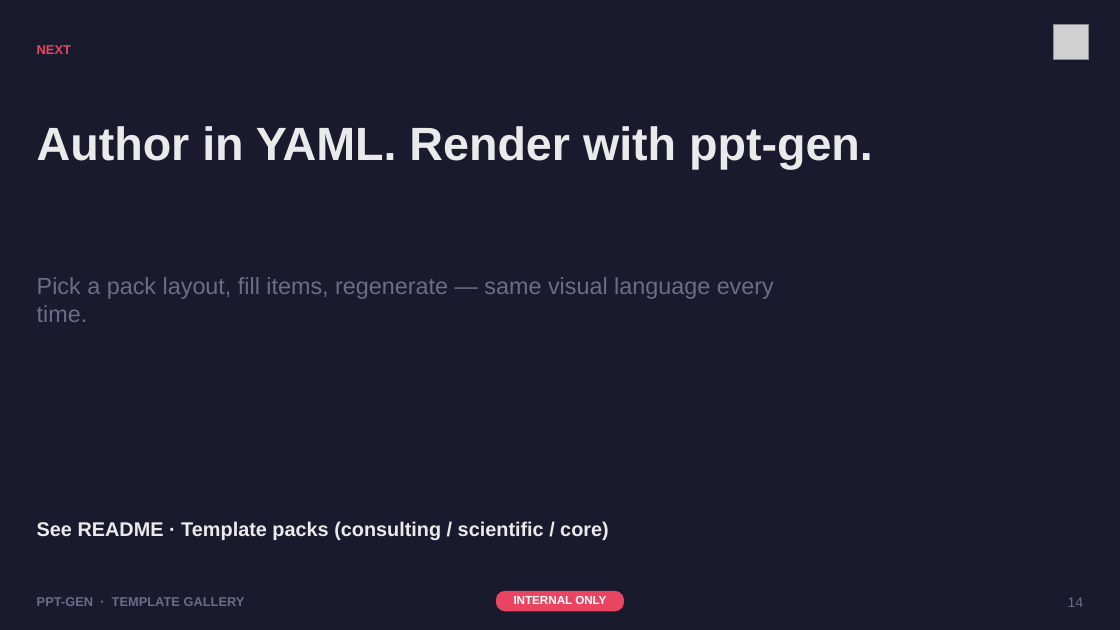
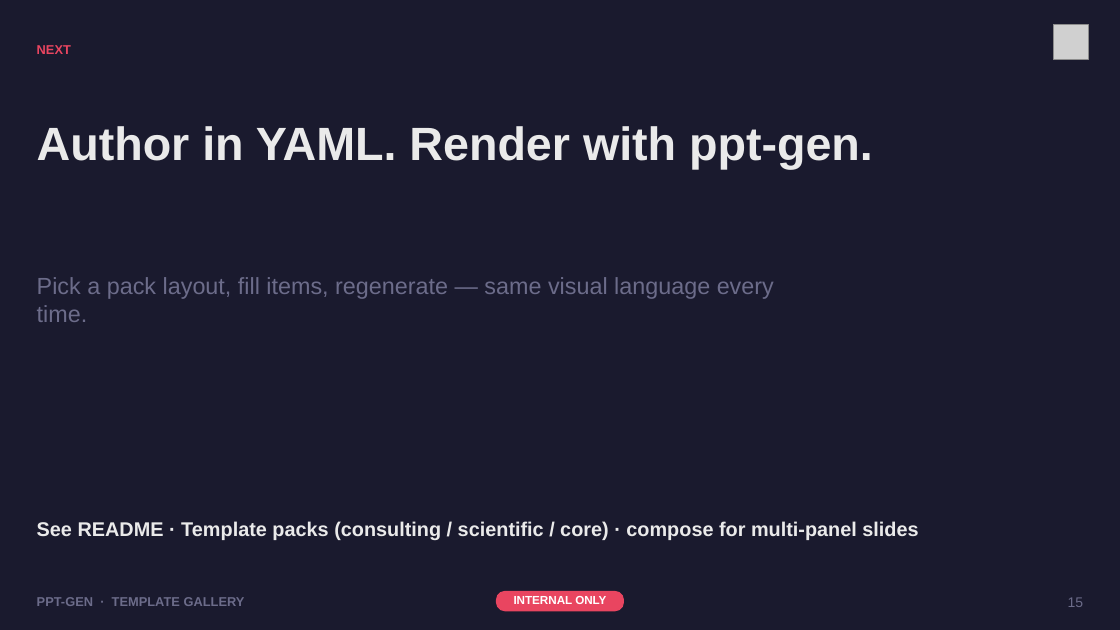
Before and after one commit to dhanesh123in/ppt-gen, a slide deck: slide 15 of examples/template-gallery.pptx (slide 14 before the commit). Drawn at 1120x630 pixels with LibreOffice and Linux fonts; fonts in the diff are those of the drawing; grey boxes stand for pictures. Boxes give left, top, right and bottom in pixels: in the first picture for what was removed or moved away, otherwise in the second. Text is boxed around its words. In the diff, an @@ line names an element or a change of style, - is before the commit and + after.

```diff
--- a/examples/template-gallery.pptx
+++ b/examples/template-gallery.pptx
@@ text at (x1=37, y1=521, x2=918, y2=540): text changed @@
-See README · Template packs (consulting / scientific / core)
+See README · Template packs (consulting / scientific / core) · compose for multi-panel slides
@@ text at (x1=1068, y1=597, x2=1084, y2=607): text changed @@
-14
+15
```
Also in this commit, not shown: 1 slide added, 9 other files.
